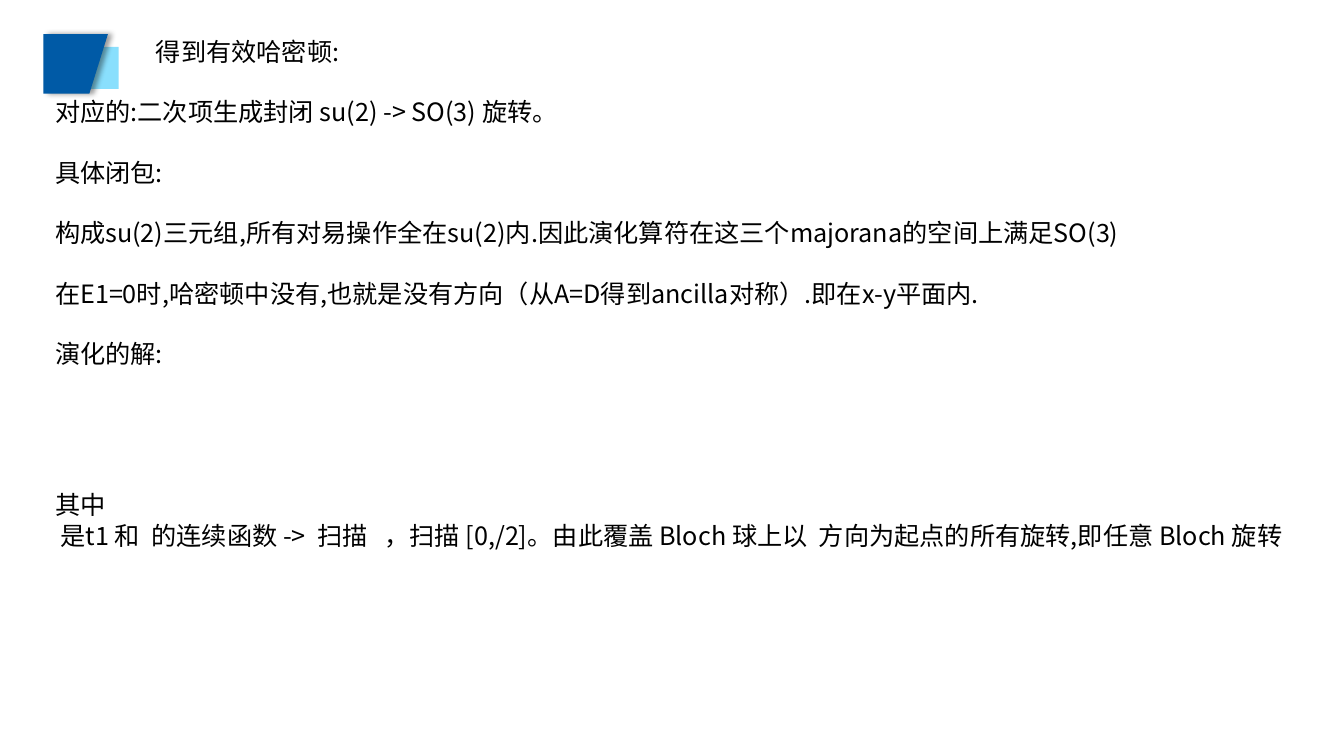
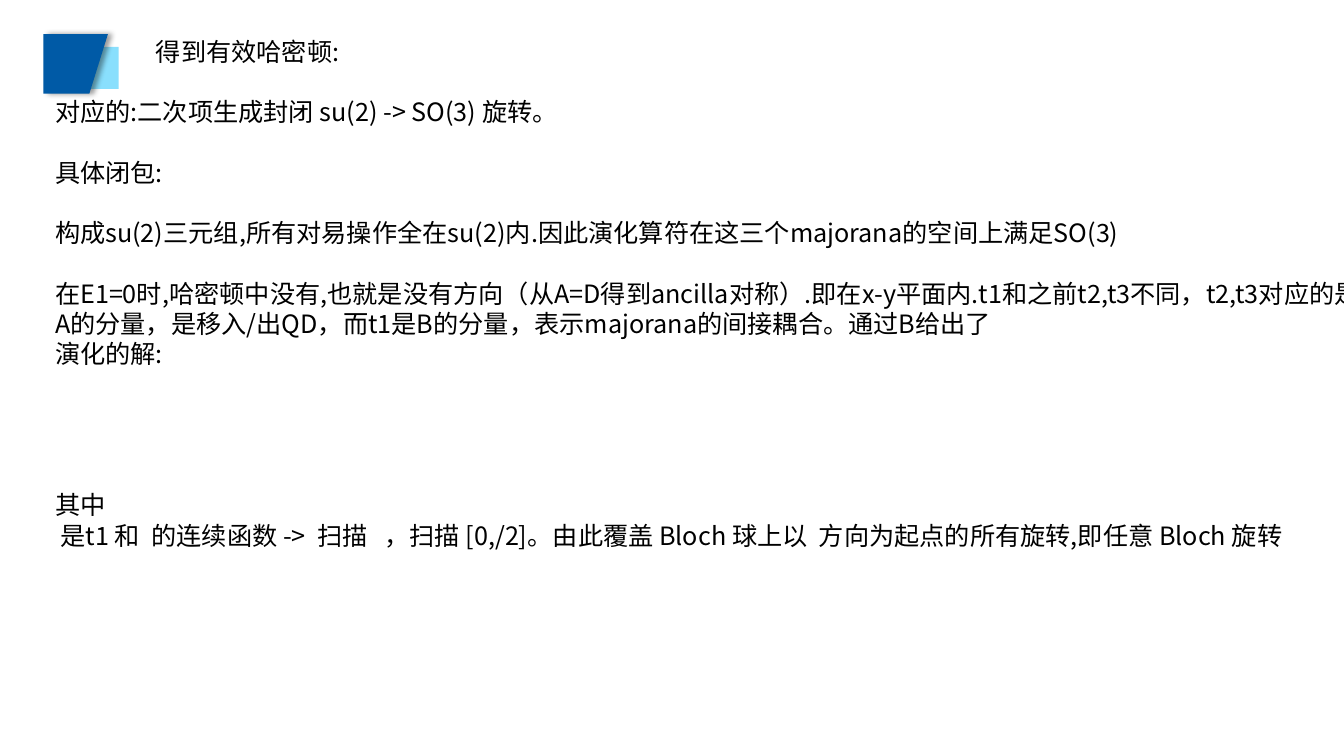
Before and after one commit to Asice-Cloud/quantummmm, a slide deck: slide 19 of 102.pptx. Drawn at 1344x756 pixels with LibreOffice and Linux fonts; fonts in the diff are those of the drawing. Boxes give left, top, right and bottom in pixels: in the first picture for what was removed or moved away, otherwise in the second. Text is boxed around its words. In the diff, an @@ line names an element or a change of style, - is before the commit and + after.

Commit message:
u11

```diff
--- a/102.pptx
+++ b/102.pptx
@@ text at bbox=[55, 281, 1344, 339]: text changed @@
-在E1=0时,哈密顿中没有,也就是没有方向（从A=D得到ancilla对称）.即在x-y平面内.
+在E1=0时,哈密顿中没有,也就是没有方向（从A=D得到ancilla对称）.即在x-y平面内.t1和之前t2,t3不同，t2,t3对应的是A的分量，是移入/出QD，而t1是B的分量，表示majorana的间接耦合。通过B给出了
```
